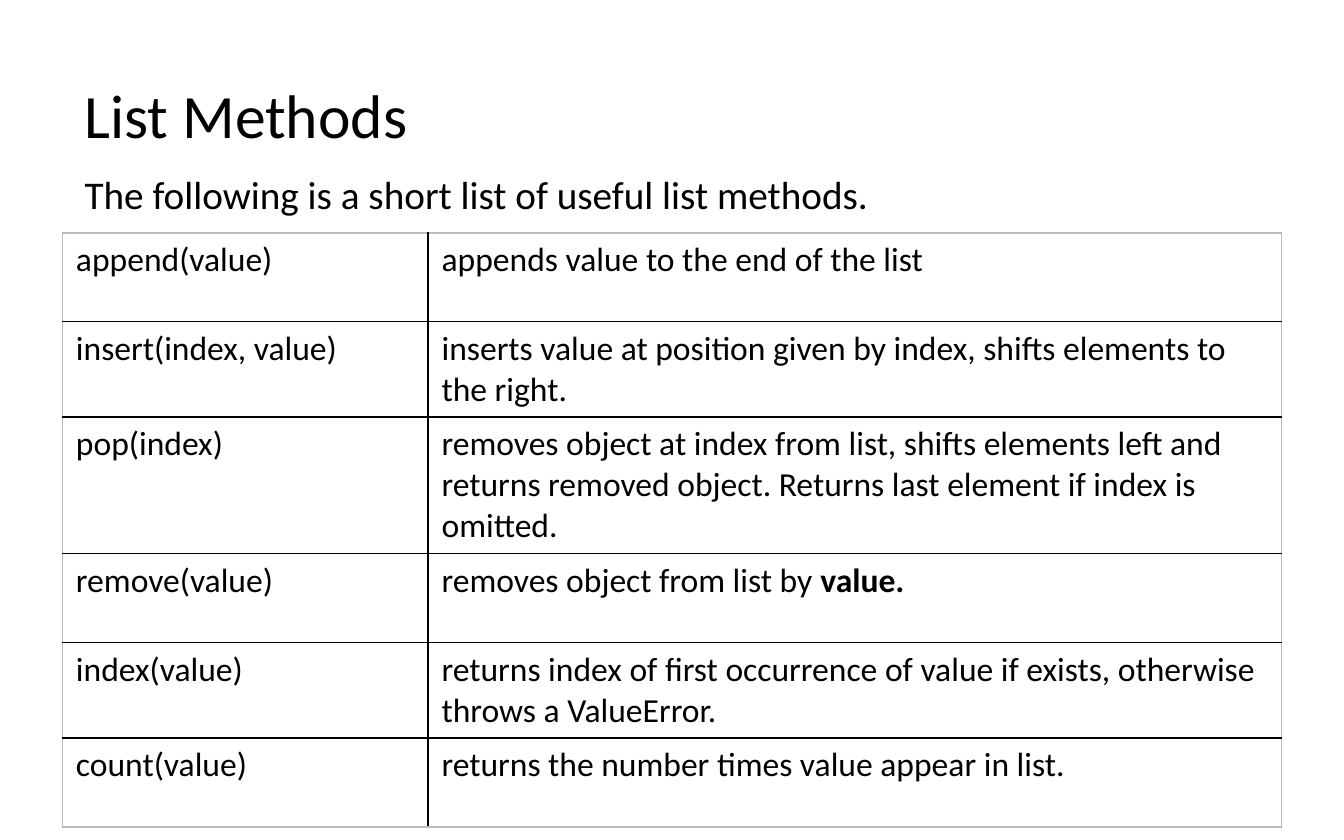
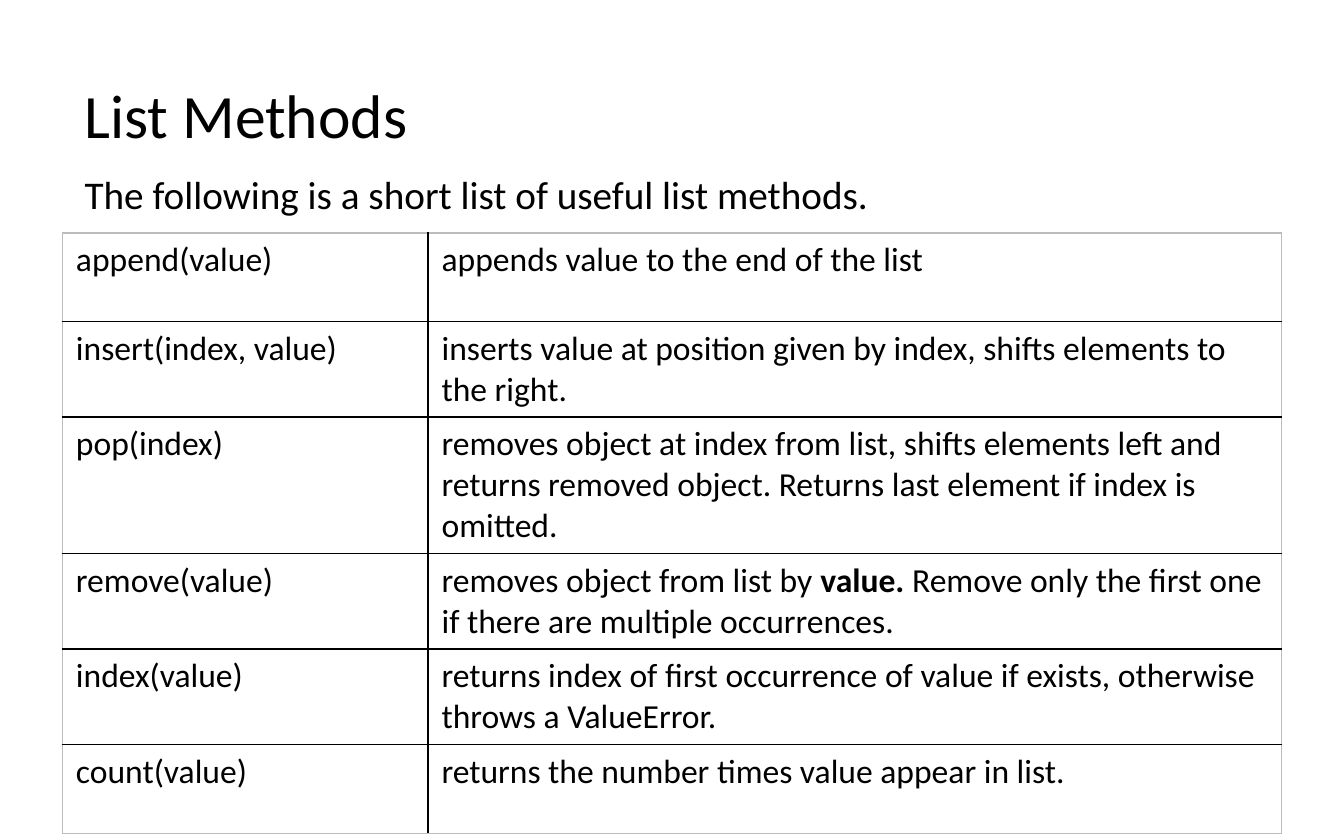
Before and after one commit to LongBaoNguyen/longbaonguyen.github.io, a slide deck: slide 13 of courses/apcsp/lect6.pptx. Drawn at 1344x840 pixels with LibreOffice and Linux fonts; fonts in the diff are those of the drawing. Boxes give left, top, right and bottom in pixels: in the first picture for what was removed or moved away, otherwise in the second. Text is boxed around its words. In the diff, an @@ line names an element or a change of style, - is before the commit and + after.

```diff
--- a/courses/apcsp/lect6.pptx
+++ b/courses/apcsp/lect6.pptx
@@ table at (x1=63, y1=233, x2=1282, y2=827) @@
-row 4, column 2: removes object from list by value.
+row 4, column 2: removes object from list by value. Remove only the first one if there are multiple occurrences.
```
Also in this commit, not shown: 3 slides added, 10 other files.
